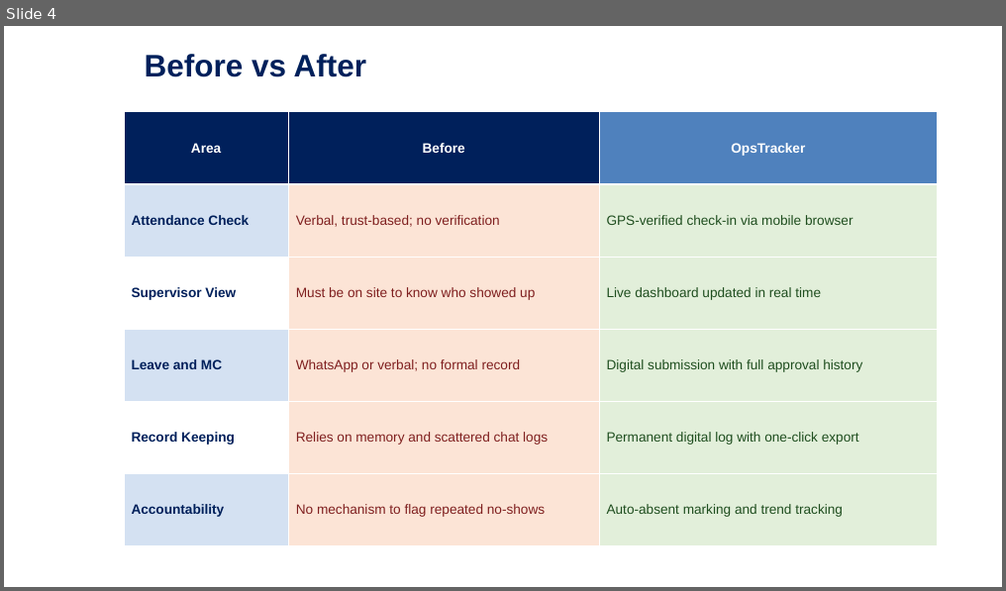
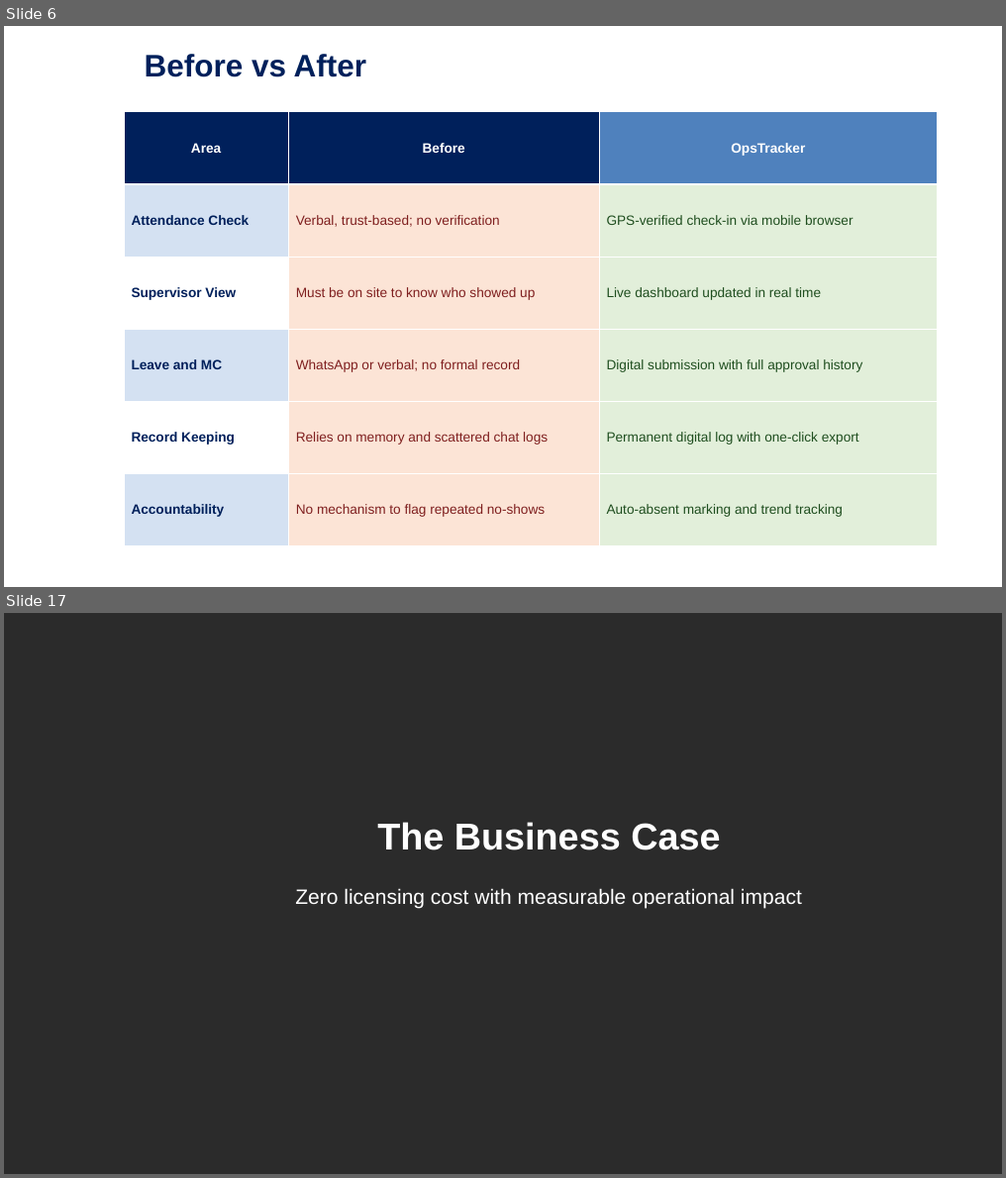
Before and after one commit to GOHSUNJIN/reservist, a slide deck: OpsTracker.pptx. Shown one above the other, each under a label of ours: slide 4 before the commit, slides 6 and 17 after it; the slides between them are not shown. The pictures are 1006x591 and 1006x1178 pixels, drawn with LibreOffice and Linux fonts; fonts in the diff are those of the drawing; background and template pictures are left out; a plain dark background stands for a picture behind light text. Boxes give left, top, right and bottom in pixels: in the first picture for what was removed or moved away, otherwise in the second. Text is boxed around its words. In the diff, an @@ line names an element or a change of style, - is before the commit and + after.

```diff
--- a/OpsTracker.pptx
+++ b/OpsTracker.pptx
@@ slide 17 added at [4, 613, 1002, 1174], background picture (left out) @@
@@ title added at [377, 822, 720, 851], 36 pt, text #FFFFFF, bold @@
+The Business Case
@@ text added at [295, 888, 802, 908], 20 pt, text #FFFFFF @@
+Zero licensing cost with measurable operational impact
@@ what was slide 4 is now slide 6 @@
```
Also in this commit, not shown: 12 other slides changed, 9 other slides added, 2 slides removed, 20 other files.
